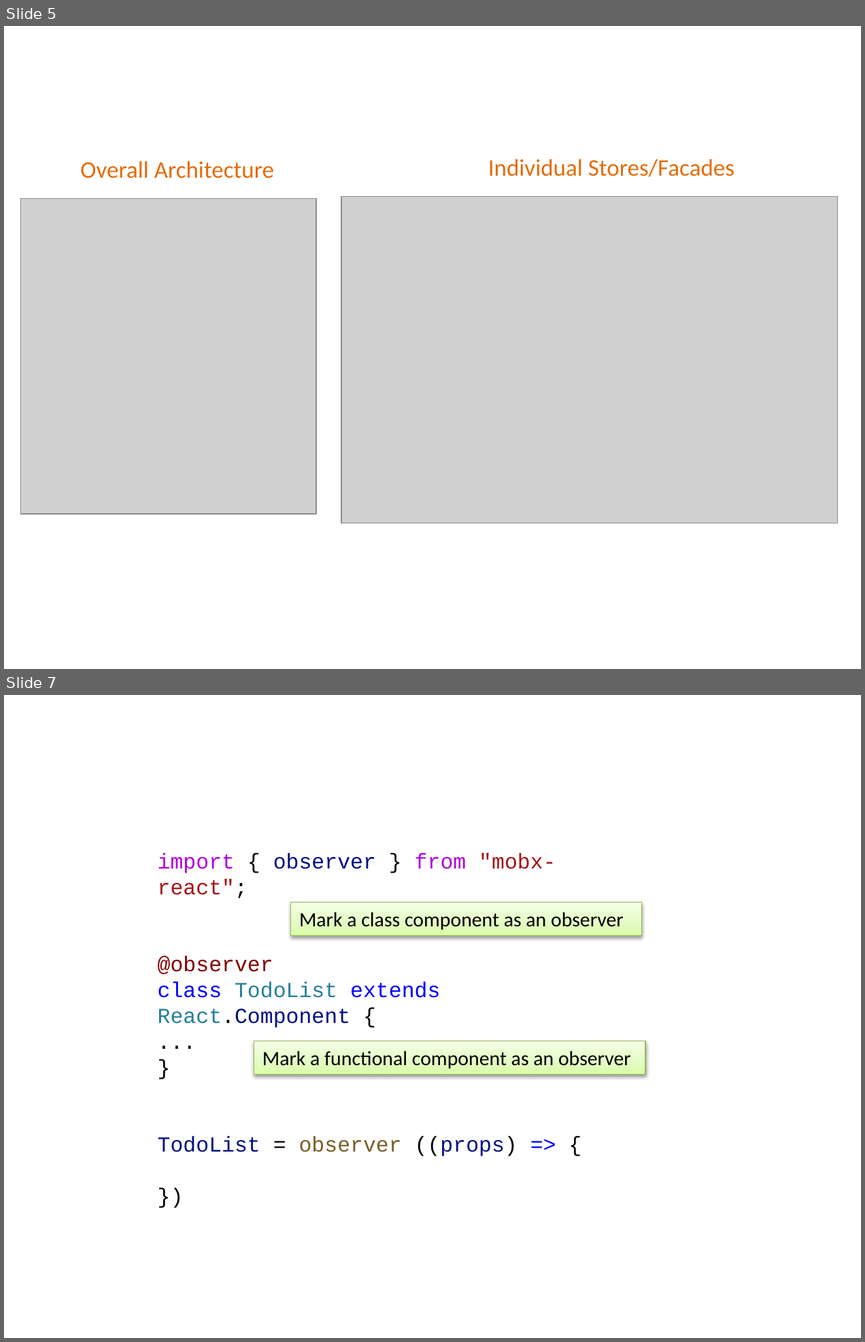
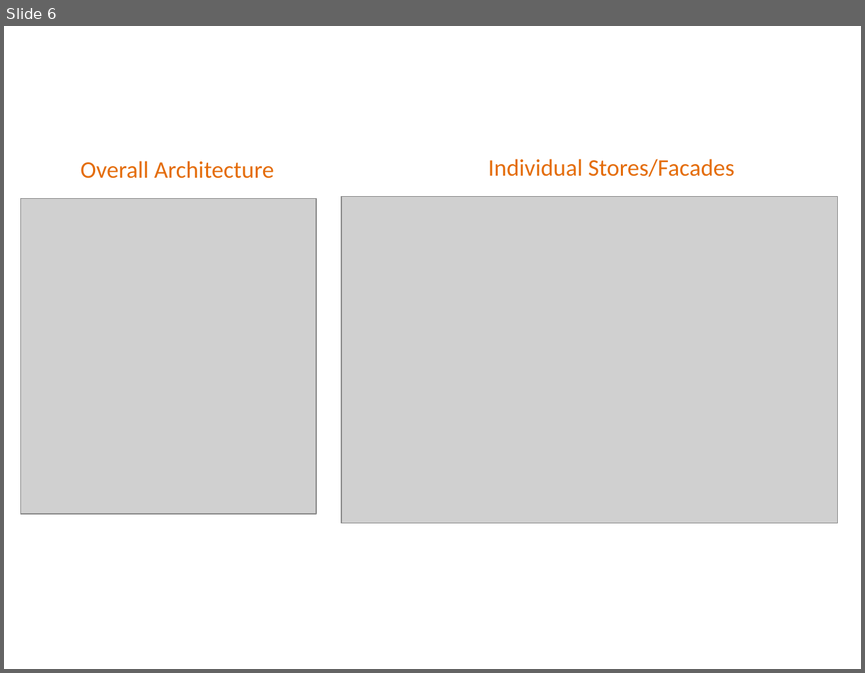
Before and after one commit to larsplaul/jsslides, a slide deck: public/state/ppImages.pptx. Shown one above the other, each under a label of ours: slides 5 and 7 before the commit, slide 6 after it; the slides between them are not shown. The pictures are 865x1342 and 865x673 pixels, drawn with LibreOffice and Linux fonts; fonts in the diff are those of the drawing; grey boxes stand for pictures. Boxes give left, top, right and bottom in pixels: in the first picture for what was removed or moved away, otherwise in the second. Text is boxed around its words. In the diff, an @@ line names an element or a change of style, - is before the commit and + after.

```diff
--- a/public/state/ppImages.pptx
+++ b/public/state/ppImages.pptx
@@ slide 7 removed at (x1=4, y1=695, x2=861, y2=1338), background #FFFFFF @@
@@ text removed at (x1=158, y1=853, x2=555, y2=1156) @@
-import { observer } from "mobx-react";
-@observer
-class TodoList extends React.Component {
-...
-}
-TodoList = observer ((props) => {
-})
@@ rectangle removed at (x1=291, y1=902, x2=641, y2=936) @@
-Mark a class component as an observer
@@ rectangle removed at (x1=254, y1=1041, x2=646, y2=1074) @@
-Mark a functional component as an observer
@@ what was slide 5 is now slide 6 @@
```
Also in this commit, not shown: 1 slide added, 2 other slides removed, 3 other files.
